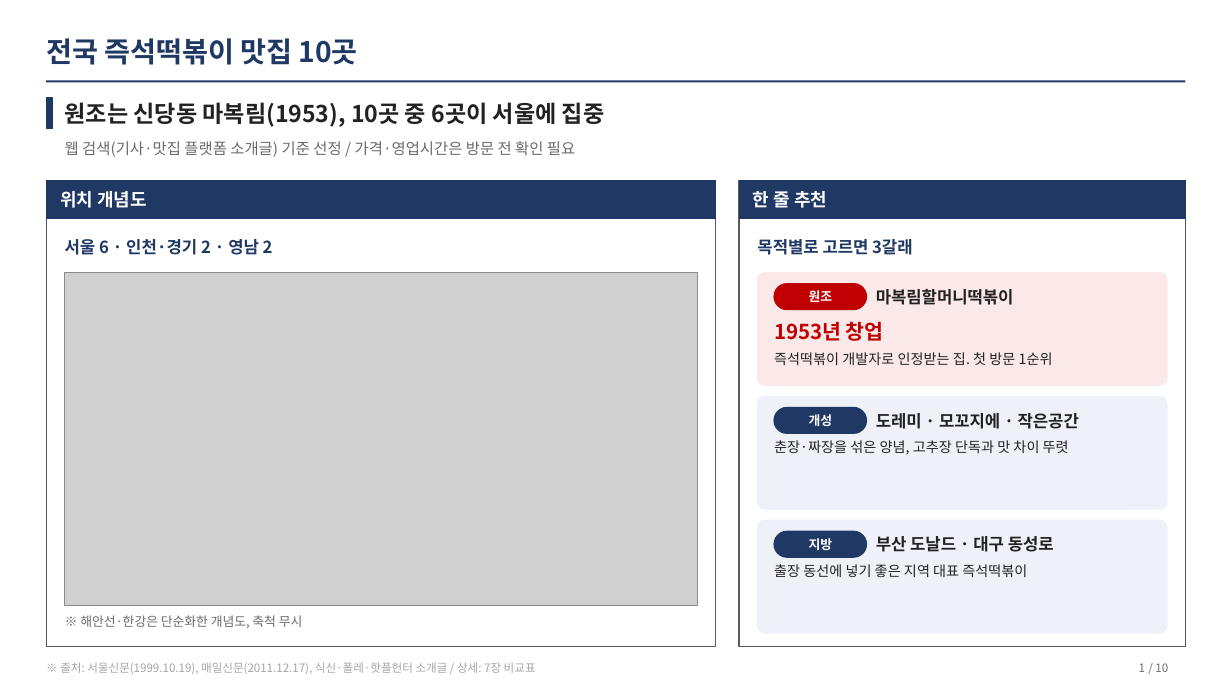
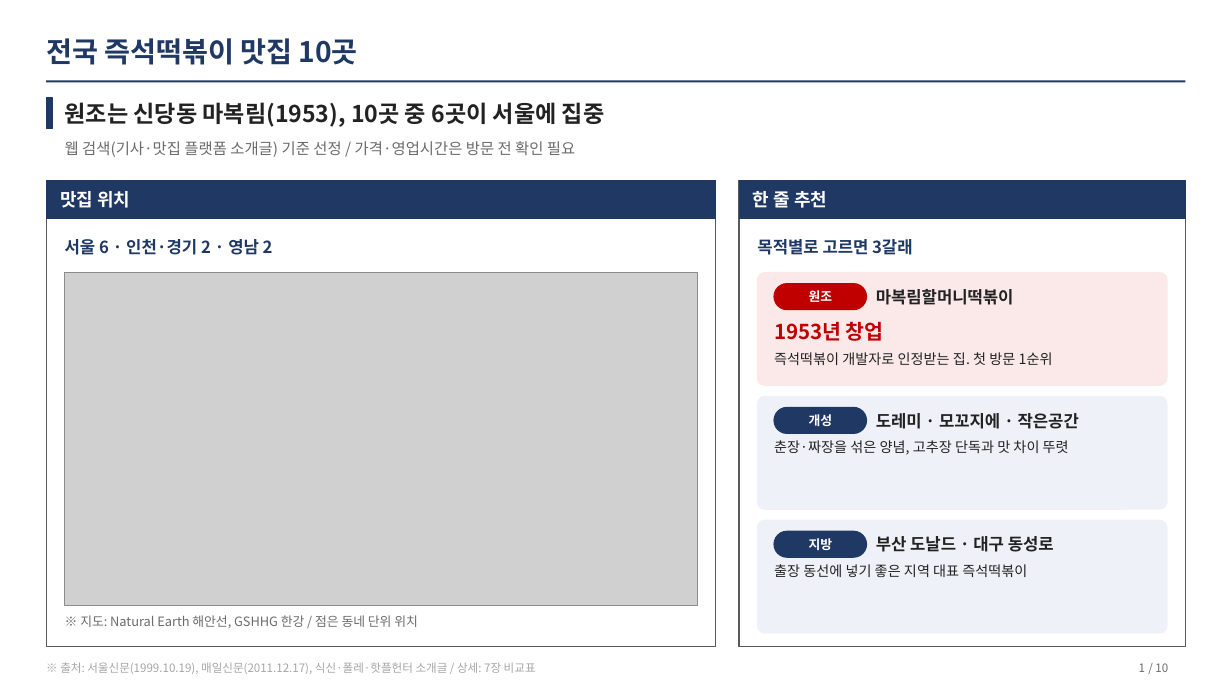
Before and after one commit to kimeungjin-cmd/Start1, a slide deck: slide 1 of output/전국_즉석떡볶이_맛집10.pptx. Drawn at 1232x693 pixels with LibreOffice and Linux fonts; fonts in the diff are those of the drawing; grey boxes stand for pictures. Boxes give left, top, right and bottom in pixels: in the first picture for what was removed or moved away, otherwise in the second. Text is boxed around its words. In the diff, an @@ line names an element or a change of style, - is before the commit and + after.

```diff
--- a/output/전국_즉석떡볶이_맛집10.pptx
+++ b/output/전국_즉석떡볶이_맛집10.pptx
@@ text at <box>60,191,130,208</box>: text changed @@
-위치 개념도
+맛집 위치
@@ text at <box>80,615,418,628</box>: text changed @@
-※ 해안선·한강은 단순화한 개념도, 축척 무시
+※ 지도: Natural Earth 해안선, GSHHG 한강 / 점은 동네 단위 위치
```
Also in this commit, not shown: 4 other files.
